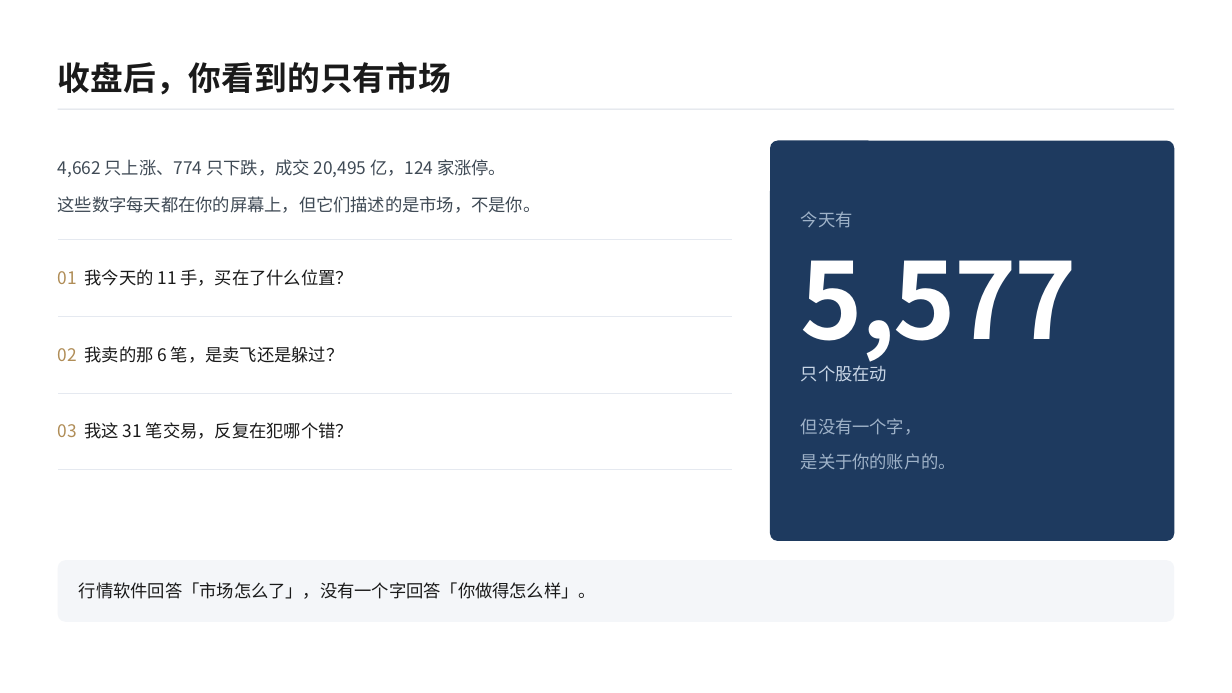
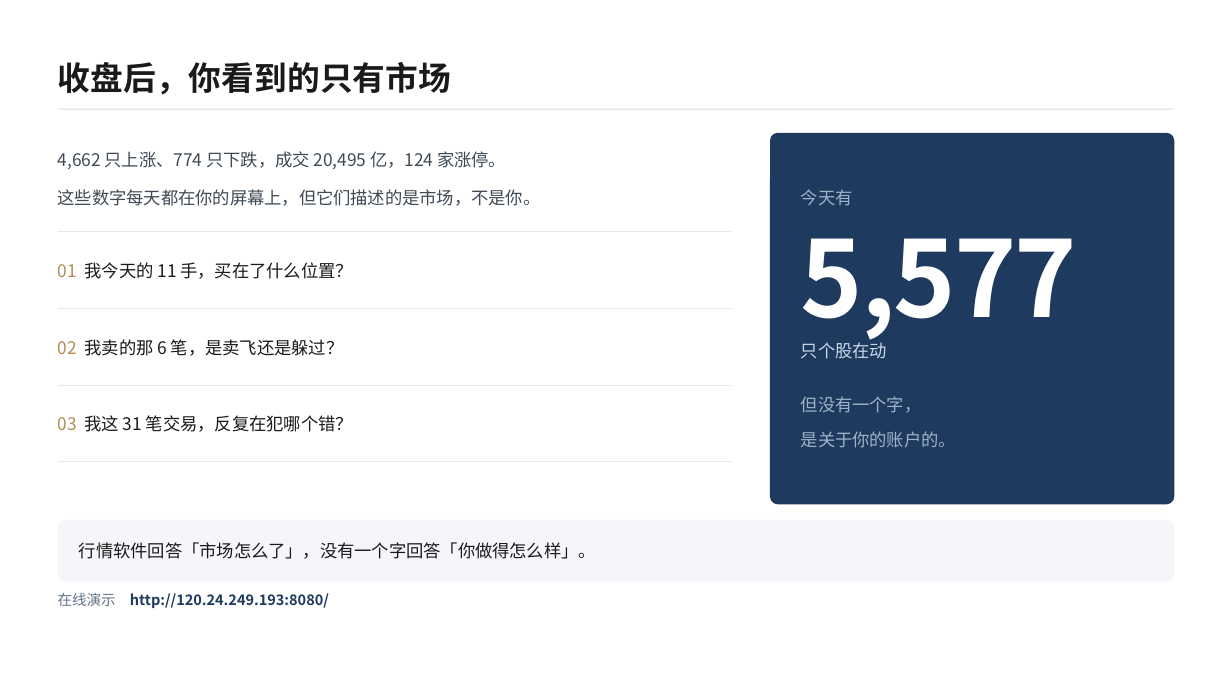
Before and after one commit to www498/ashare-review, a slide deck: slide 2 of ppt/复盘台答辩/复盘台答辩-10页.pptx. Drawn at 1232x693 pixels with LibreOffice and Linux fonts; fonts in the diff are those of the drawing. Boxes give left, top, right and bottom in pixels: in the first picture for what was removed or moved away, otherwise in the second. Text is boxed around its words. In the diff, an @@ line names an element or a change of style, - is before the commit and + after.

Commit message:
PPT 第 2 页左下角加在线演示地址

```diff
--- a/ppt/复盘台答辩/复盘台答辩-10页.pptx
+++ b/ppt/复盘台答辩/复盘台答辩-10页.pptx
@@ text "4,662 只上涨、774 只下跌，成交 20,495 亿，124 ...": place and size @@
-text "4,662 只上涨、774 只下跌，成交 20,495 亿，124 ..." at [58,159,541,213]
+text "4,662 只上涨、774 只下跌，成交 20,495 亿，124 ..." at [58,151,541,206]
@@ rounded rectangle: place and size @@
-rounded rectangle at [770,140,1175,541]
+rounded rectangle at [770,133,1175,505]
@@ rounded rectangle at [770,133,1175,505]: proportions changed @@
@@ freeform shape: place and size @@
-freeform shape at [57,238,731,315]
+freeform shape at [57,231,731,308]
@@ 6 texts, 3 freeform shapes: place and size @@
-6 texts, 3 freeform shapes at [57,269,731,470]
+6 texts, 3 freeform shapes at [57,262,731,462]
@@ 4 texts: place and size @@
-4 texts at [801,211,1077,470]
+4 texts at [801,189,1077,448]
@@ rounded rectangle: place and size @@
-rounded rectangle at [57,560,1174,622]
+rounded rectangle at [57,519,1174,581]
@@ text "行情软件回答「市场怎么了」，没有一个字回答「你做得怎么样」。": place and size @@
-text "行情软件回答「市场怎么了」，没有一个字回答「你做得怎么样」。" at [79,582,596,599]
+text "行情软件回答「市场怎么了」，没有一个字回答「你做得怎么样」。" at [79,542,596,559]
@@ text added at [58,593,116,606], 11.2 pt, text #64748B @@
+在线演示
@@ text added at [130,593,329,608], 11.2 pt, text #1E3A5F, bold @@
+http://120.24.249.193:8080/
```
Also in this commit, not shown: 2 other files.
